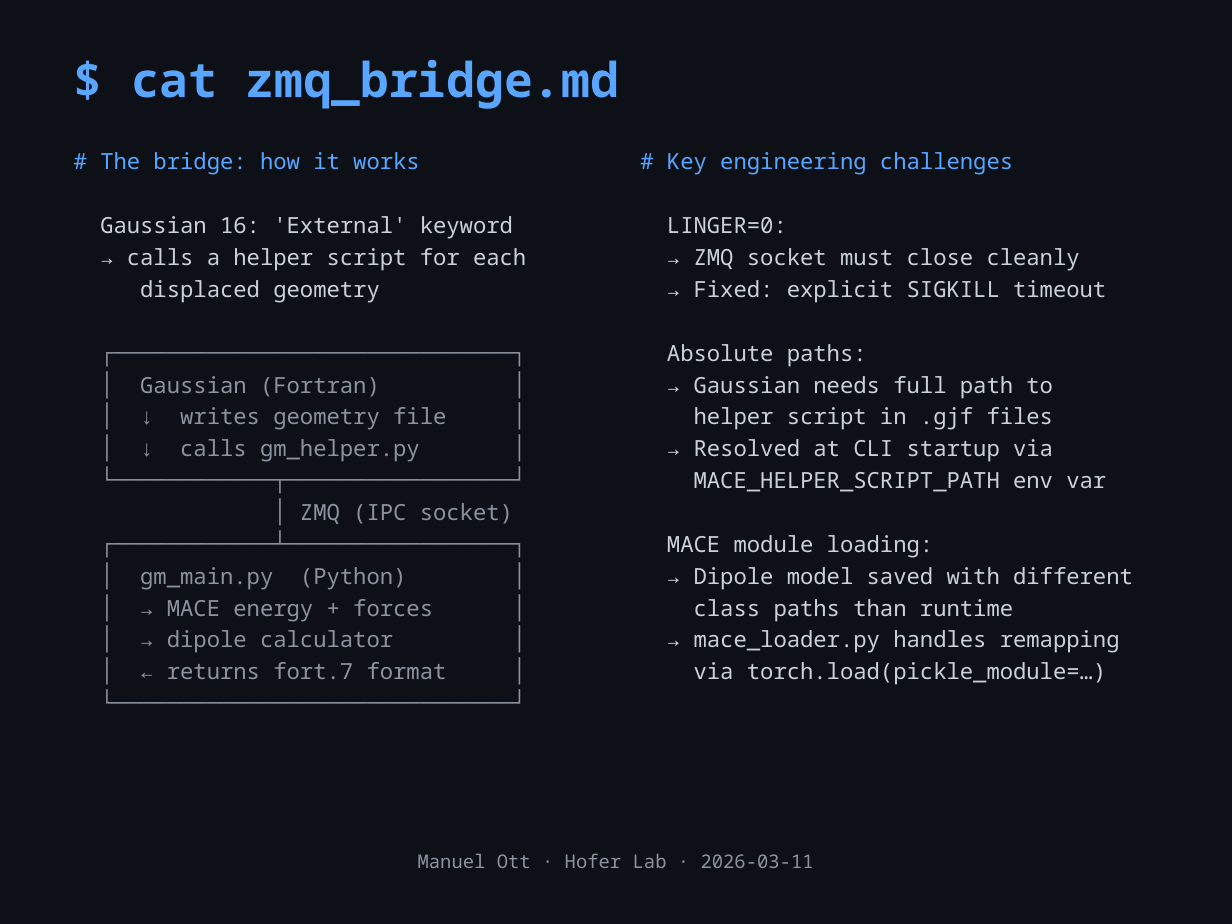
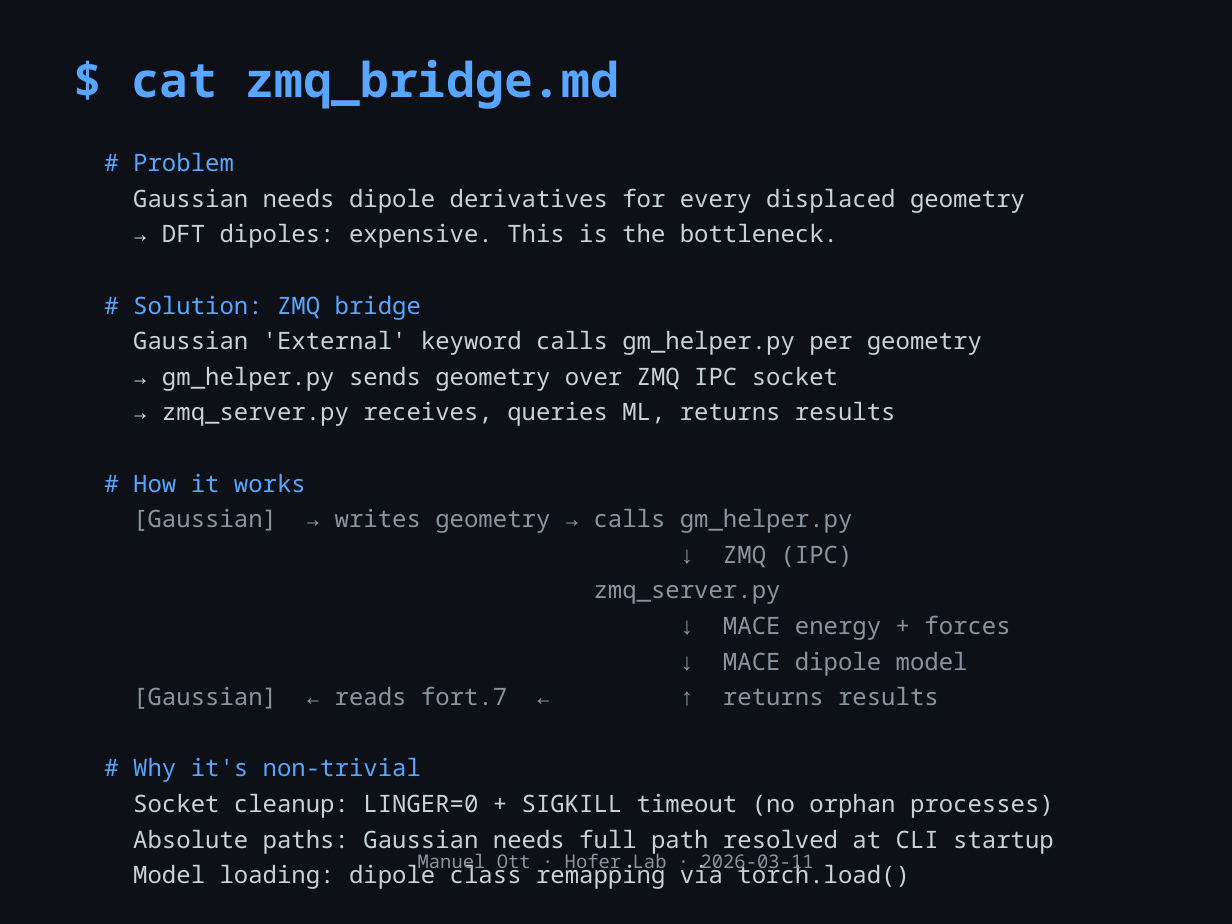
Before and after one commit to mott91/mace_gaussian_interface, a slide deck: slide 6 of presentation/presentation_v2.pptx. Drawn at 1232x924 pixels with LibreOffice and Linux fonts; fonts in the diff are those of the drawing. Boxes give left, top, right and bottom in pixels: in the first picture for what was removed or moved away, otherwise in the second. Text is boxed around its words. In the diff, an @@ line names an element or a change of style, - is before the commit and + after.

```diff
--- a/presentation/presentation_v2.pptx
+++ b/presentation/presentation_v2.pptx
@@ text removed at [100,152,526,679] @@
-# The bridge: how it works
-Gaussian 16: 'External' keyword
-→ calls a helper script for each
-displaced geometry
-┌──────────────────────────────┐
-│ Gaussian (Fortran) │
-│ ↓ writes geometry file │
-│ ↓ calls gm_helper.py │
-└────────────┬─────────────────┘
-│ ZMQ (IPC socket)
-┌────────────┴─────────────────┐
-│ gm_main.py (Python) │
-│ → MACE energy + forces │
-│ → dipole calculator │
-│ ← returns fort.7 format │
-└──────────────────────────────┘
@@ text added at [133,152,1054,889], 14 pt, text #C9D1D9 @@
+# Problem
+Gaussian needs dipole derivatives for every displaced geometry
+→ DFT dipoles: expensive. This is the bottleneck.
+# Solution: ZMQ bridge
+Gaussian 'External' keyword calls gm_helper.py per geometry
+→ gm_helper.py sends geometry over ZMQ IPC socket
+→ zmq_server.py receives, queries ML, returns results
+# How it works
+[Gaussian] → writes geometry → calls gm_helper.py
+↓ ZMQ (IPC)
+zmq_server.py
+↓ MACE energy + forces
+↓ MACE dipole model
+[Gaussian] ← reads fort.7 ← ↑ returns results
+# Why it's non-trivial
+Socket cleanup: LINGER=0 + SIGKILL timeout (no orphan processes)
+Absolute paths: Gaussian needs full path resolved at CLI startup
+Model loading: dipole class remapping via torch.load()
@@ text removed at [667,152,1133,685] @@
-# Key engineering challenges
-LINGER=0:
-→ ZMQ socket must close cleanly
-→ Fixed: explicit SIGKILL timeout
-Absolute paths:
-→ Gaussian needs full path to
-helper script in .gjf files
-→ Resolved at CLI startup via
-MACE_HELPER_SCRIPT_PATH env var
-MACE module loading:
-→ Dipole model saved with different
-class paths than runtime
-→ mace_loader.py handles remapping
-via torch.load(pickle_module=…)
```
Also in this commit, not shown: 3 other slides changed, 2 slides added.
